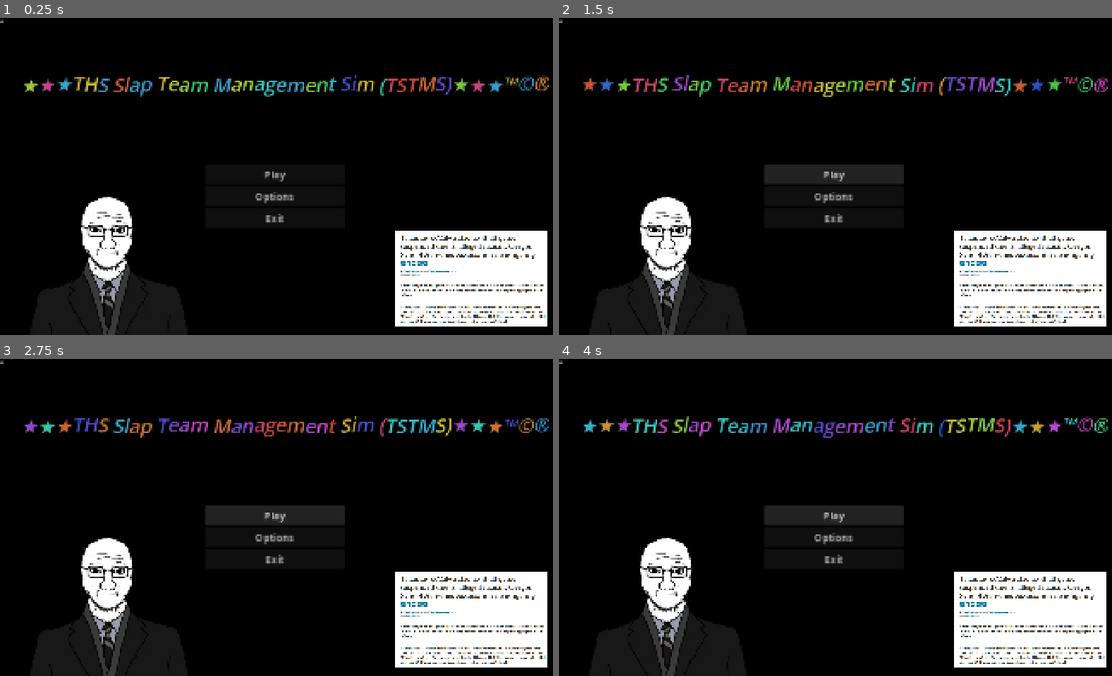
Above: before the commit, frames 1-4 (two rows, left to right).
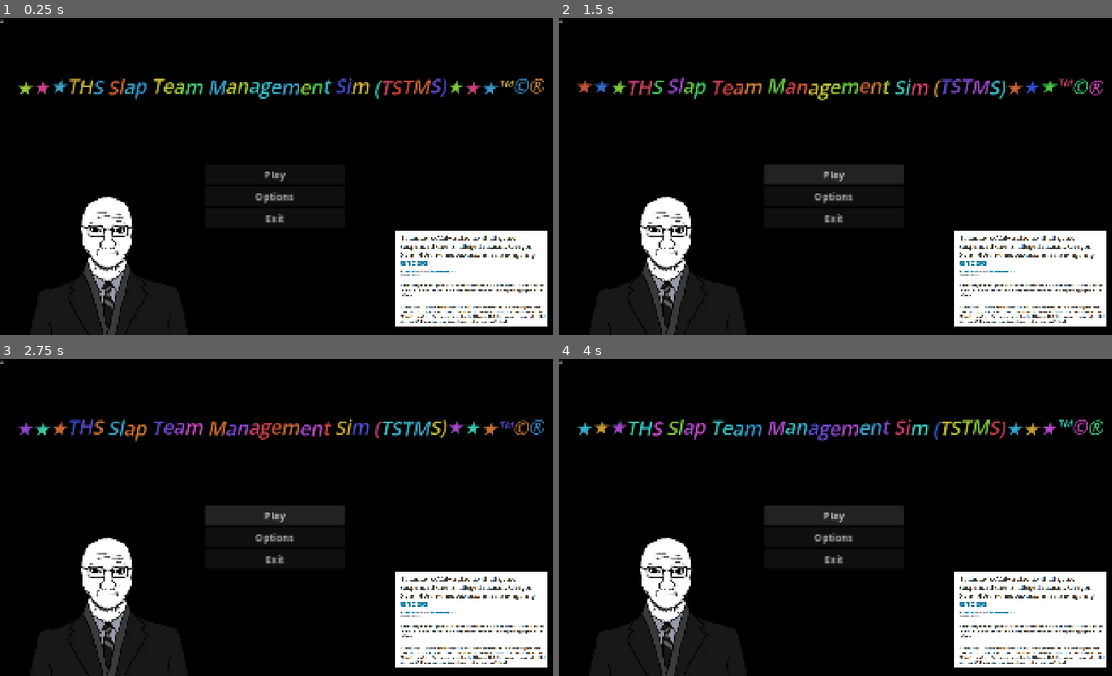
Above: after the commit, the same moments.

Repository: csia-rn/fbla-godot-game
Game: Godot game, scene res://main_menu.tscn
Two runs of this game, one before a commit and one after it. Both use one fixed random seed, a clock stepped at 60 frames per second and the inputs below.
Inputs:
- Up to frame 1 (0.25 s): no input
- Up to frame 2 (1.5 s): click "Play" at 0.5 s; click "Play" at 1.25 s
- Up to frame 3 (2.75 s): click "Play" at 2 s
- Up to frame 4 (4 s): no input

The runs differ from the first frame. In frame 1, 3.0% of the frame differs, in the area x 3-100%, y 18-26%; in frame 2, 3.0%; in frame 3, 3.0%; in frame 4, 3.0%.

Commit message:
Update main_menu.tscn

Diff:
--- a/main_menu.tscn
+++ b/main_menu.tscn
@@ -42,10 +42,10 @@
 
 [node name="RichTextLabel" type="RichTextLabel" parent="." unique_id=1399339508]
 layout_mode = 0
-offset_left = 70.0
-offset_top = 181.0
-offset_right = 1842.0
-offset_bottom = 272.0
+offset_left = 53.0
+offset_top = 178.0
+offset_right = 1848.0
+offset_bottom = 290.0
 bbcode_enabled = true
 text = "[wave amp=30.0 freq=7.0 connected=1][rainbow freq=1.4 sat=0.8 val=0.8 speed=1.0][i][font_size=65]★★★THS Slap Team Management Sim (TSTMS)★★★™©®[/font_size][/i][/rainbow][/wave]"
 fit_content = true
